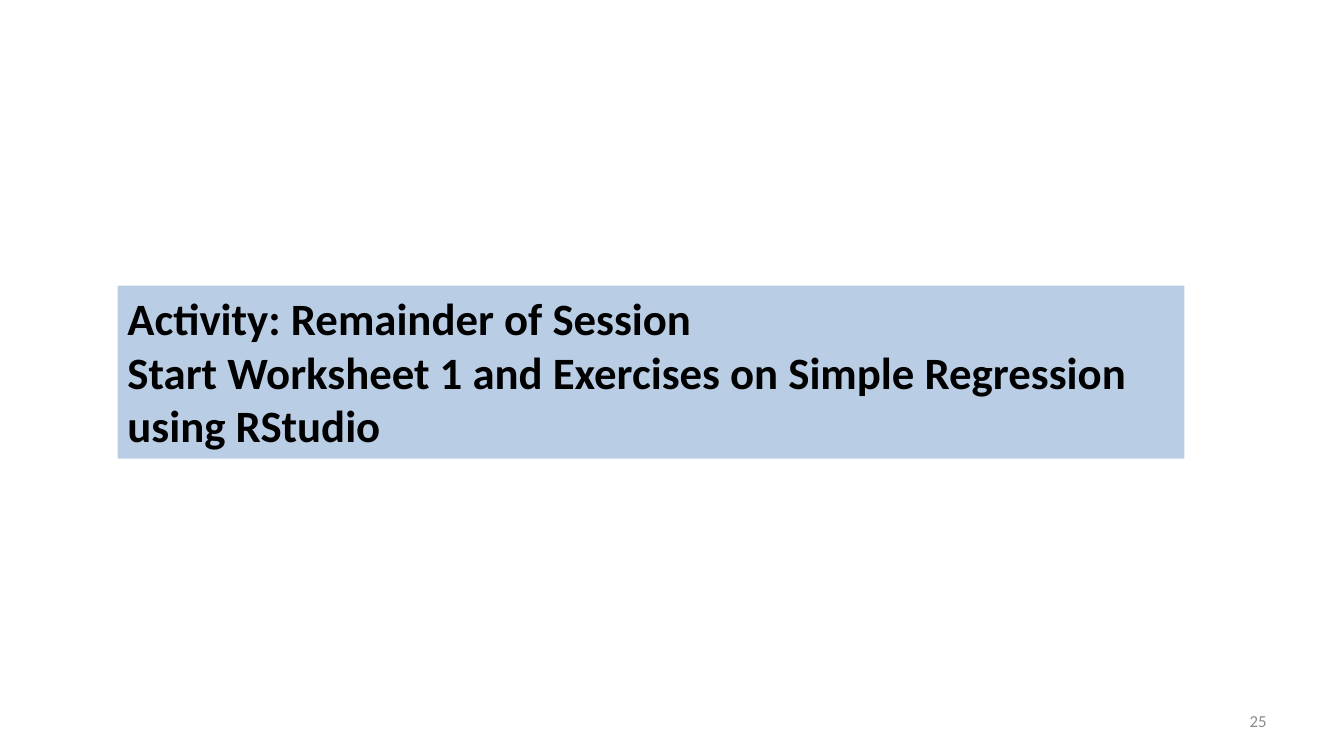
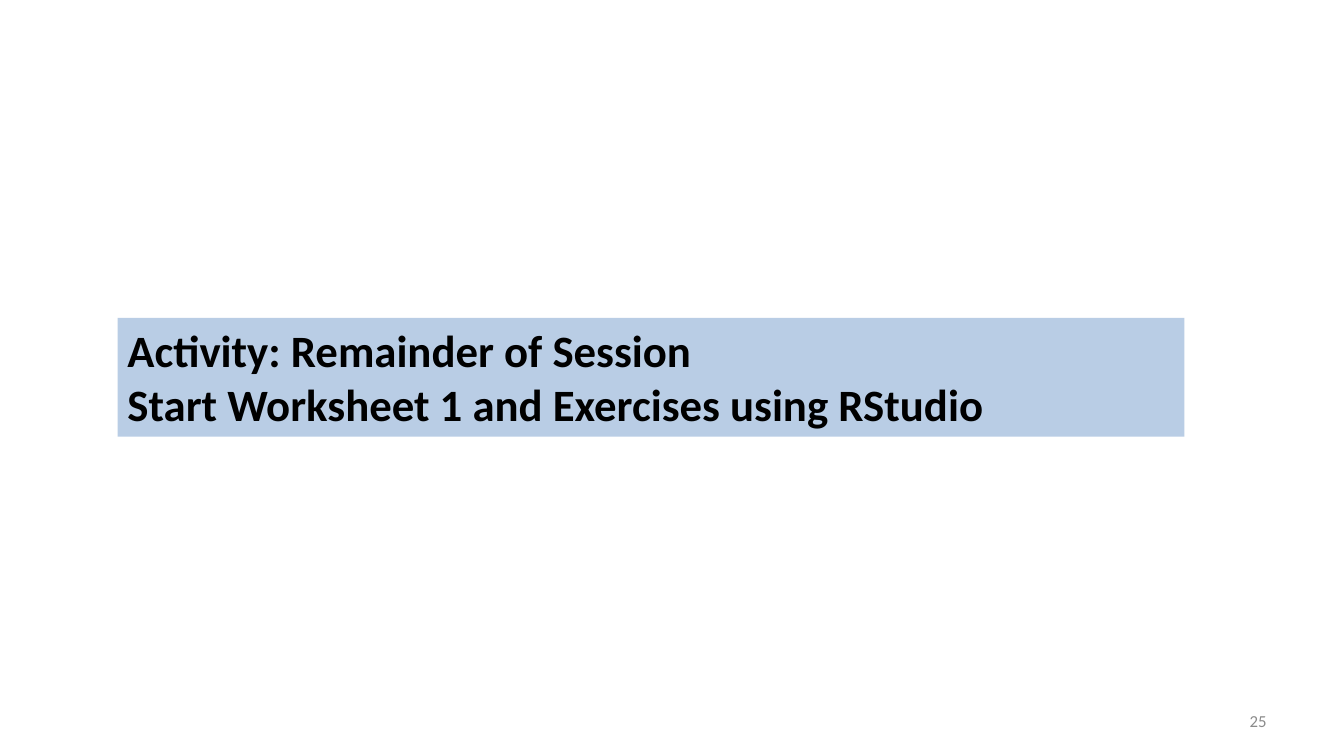
Before and after one commit to chrisjberry/datafluencyCB, a slide deck: slide 25 of docs/slides/PSYC753_L1_SimpleRegression.pptx. Drawn at 1344x756 pixels with LibreOffice and Linux fonts; fonts in the diff are those of the drawing. Boxes give left, top, right and bottom in pixels: in the first picture for what was removed or moved away, otherwise in the second. Text is boxed around its words. In the diff, an @@ line names an element or a change of style, - is before the commit and + after.

```diff
--- a/docs/slides/PSYC753_L1_SimpleRegression.pptx
+++ b/docs/slides/PSYC753_L1_SimpleRegression.pptx
@@ rectangle "Activity: Remainder of Session": place and size @@
-rectangle "Activity: Remainder of Session" at box(118, 285, 1185, 459)
+rectangle "Activity: Remainder of Session" at box(118, 319, 1185, 438)
@@ text in rectangle at box(127, 389, 983, 429): text changed @@
-Start Worksheet 1 and Exercises on Simple Regression using RStudio
+Start Worksheet 1 and Exercises using RStudio
```
Also in this commit, not shown: 3 other slides changed, 1 other file.
